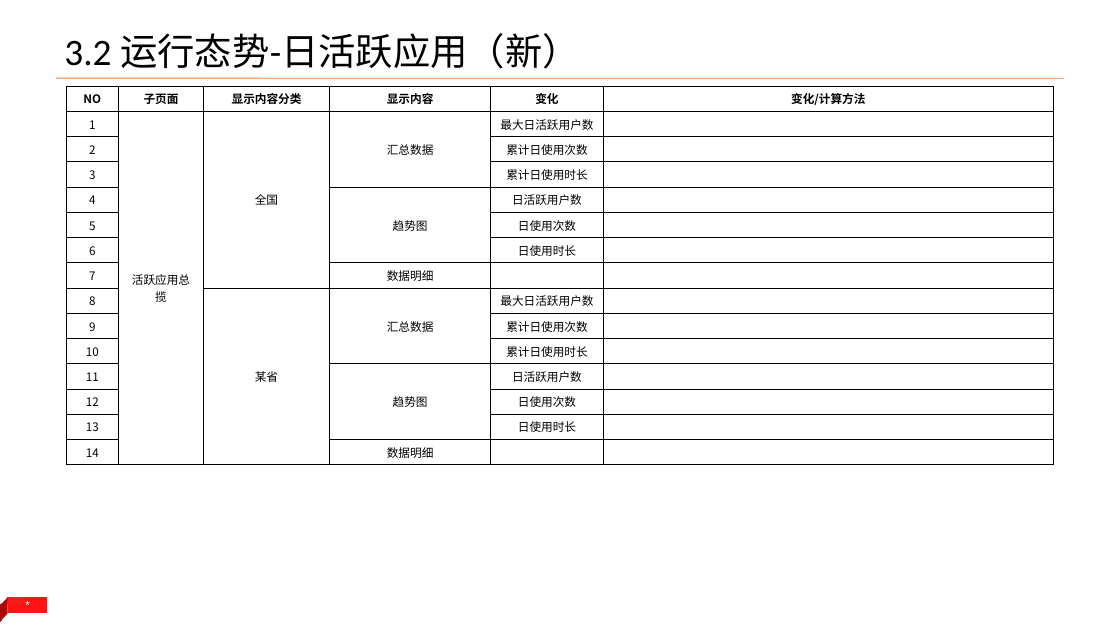
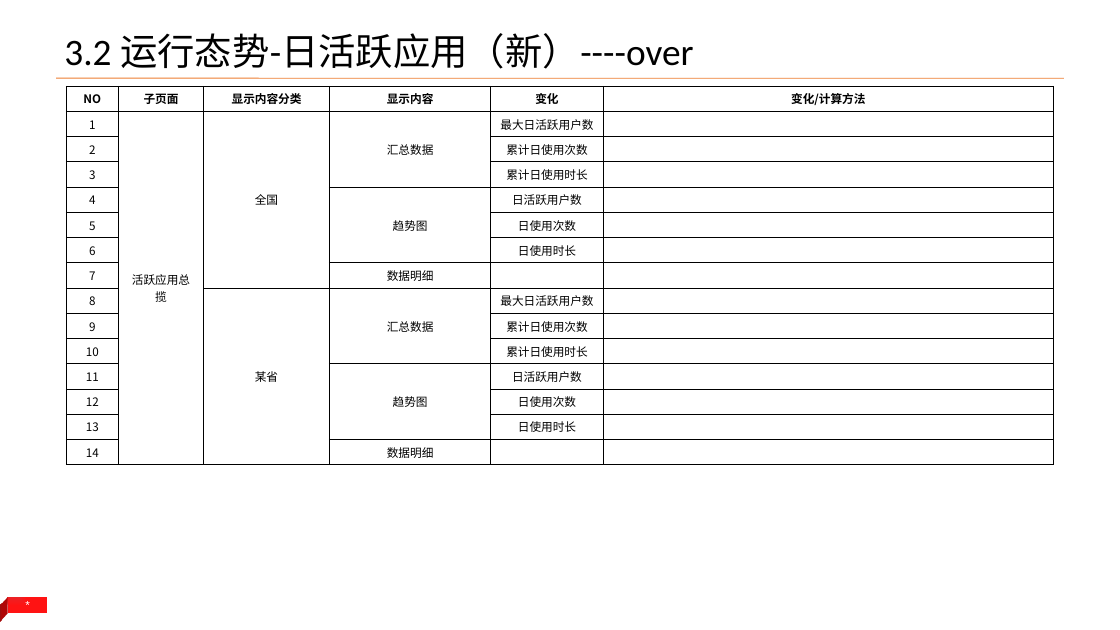
Before and after one commit to yangld/learn, a slide deck: slide 12 of 1附件/全国集中管控改动内容_v2_1.pptx. Drawn at 1120x630 pixels with LibreOffice and Linux fonts; fonts in the diff are those of the drawing. Boxes give left, top, right and bottom in pixels: in the first picture for what was removed or moved away, otherwise in the second. Text is boxed around its words. In the diff, an @@ line names an element or a change of style, - is before the commit and + after.

```diff
--- a/1附件/全国集中管控改动内容_v2_1.pptx
+++ b/1附件/全国集中管控改动内容_v2_1.pptx
@@ title at (64,33,693,69): text changed @@
-3.2 运行态势-日活跃应用（新）
+3.2 运行态势-日活跃应用（新）----over
```
Also in this commit, not shown: 1 other slide changed.
